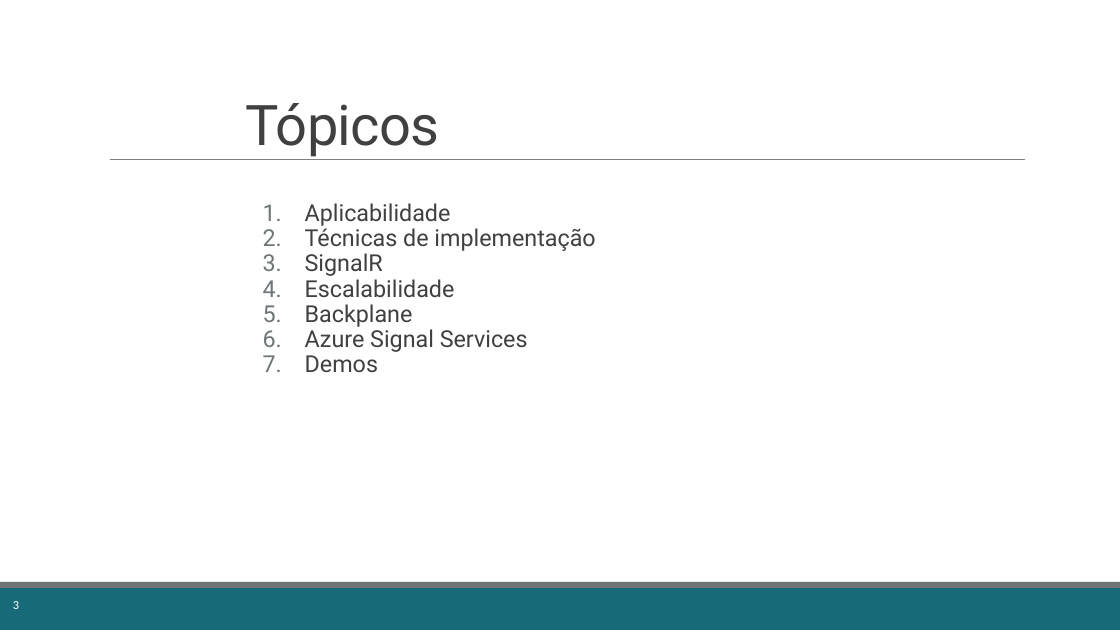
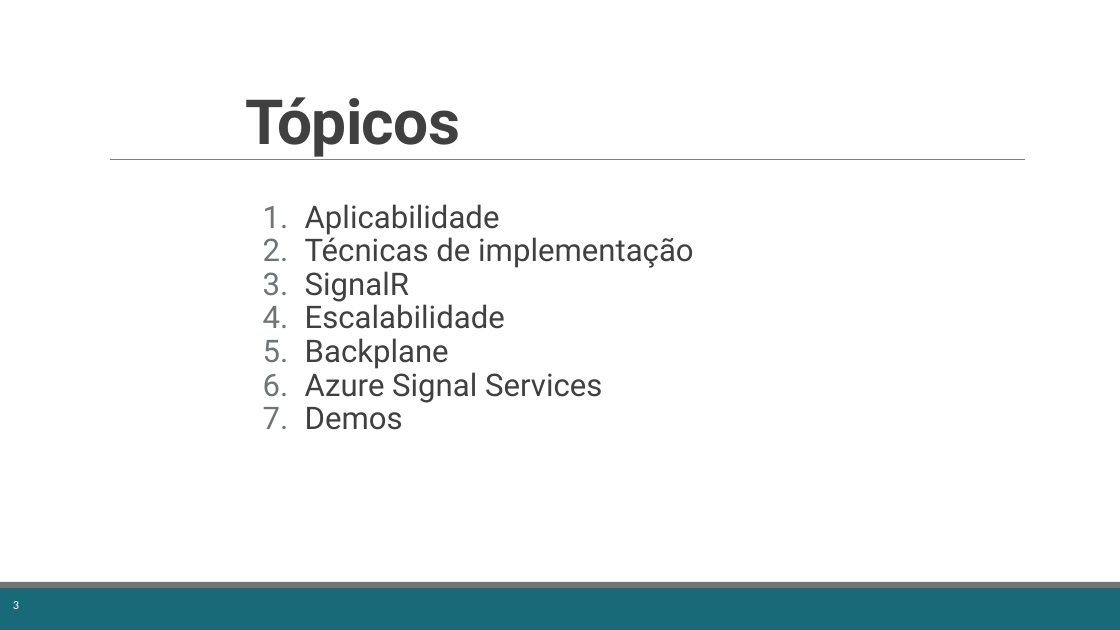
Before and after one commit to fabricioveronez/SignalR_Exemplos, a slide deck: slide 3 of docs/Apresentacao.pptx. Drawn at 1120x630 pixels with LibreOffice and Linux fonts; fonts in the diff are those of the drawing. Boxes give left, top, right and bottom in pixels: in the first picture for what was removed or moved away, otherwise in the second. Text is boxed around its words. In the diff, an @@ line names an element or a change of style, - is before the commit and + after.

```diff
--- a/docs/Apresentacao.pptx
+++ b/docs/Apresentacao.pptx
@@ title "Tópicos" at <box>246,97,461,157</box>: size 36 to 40 pt, bold on @@
@@ text "Aplicabilidade" at <box>305,204,694,430</box>: size 15 to 20 pt @@
```
Also in this commit, not shown: 11 other slides changed.
